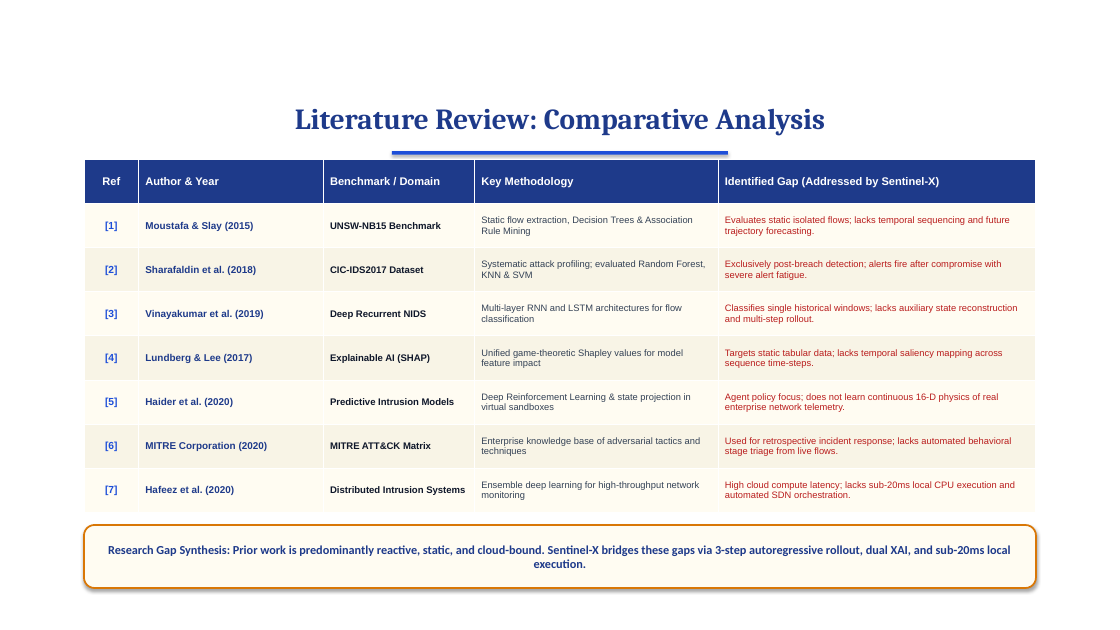
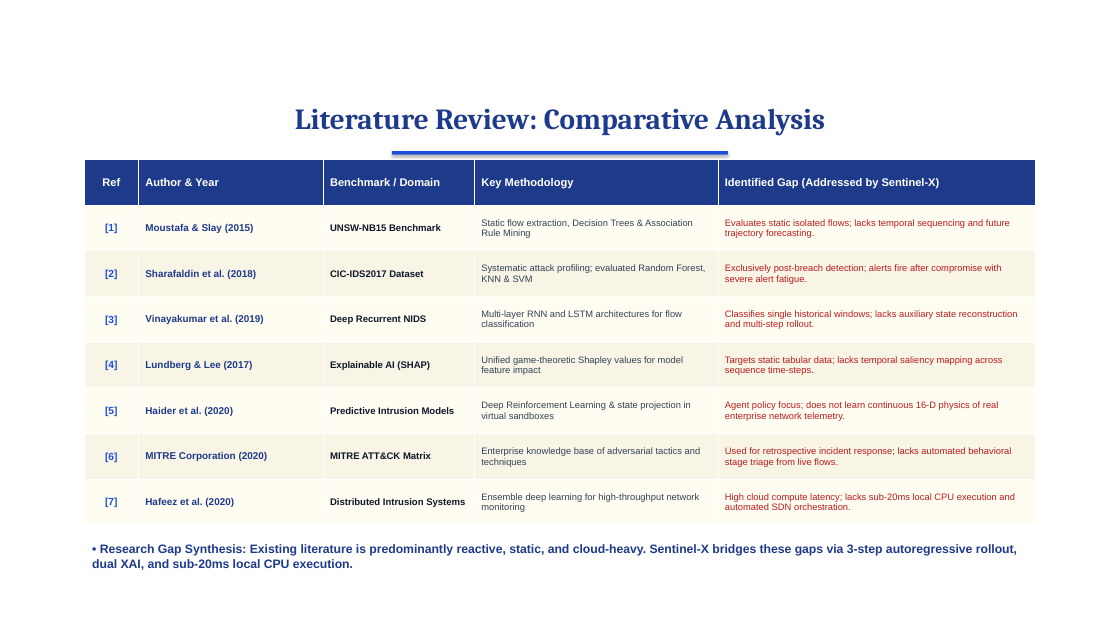
Before and after one commit to surajbuilds53/sentinel-x, a slide deck: slide 4 of Sentinel-X_Presentation.pptx. Drawn at 1120x630 pixels with LibreOffice and Linux fonts; fonts in the diff are those of the drawing; background and template pictures are left out. Boxes give left, top, right and bottom in pixels: in the first picture for what was removed or moved away, otherwise in the second. Text is boxed around its words. In the diff, an @@ line names an element or a change of style, - is before the commit and + after.

Commit message:
refactor(presentation): remove artificial callout boxes across all slides and replace with natural academic bullet text

```diff
--- a/Sentinel-X_Presentation.pptx
+++ b/Sentinel-X_Presentation.pptx
@@ table: place and size @@
-table at [84,160,1036,513]
+table at [84,160,1036,525]
@@ text "• Research Gap Synthesis: Existing ...": place and size @@
-text "• Research Gap Synthesis: Existing ..." at [84,525,1036,588]
+text "• Research Gap Synthesis: Existing ..." at [92,544,1017,570]
@@ text "• Research Gap Synthesis: Existing ..." at [92,544,1017,570]: vertical alignment middle to top; fill #FFFCF2 to none; outline #D97706 1.5 pt to none; shadow off @@
@@ text at [92,544,1017,570]: text changed; font Calibri to Arial @@
-Research Gap Synthesis: Prior work is predominantly reactive, static, and cloud-bound. Sentinel-X bridges these gaps via 3-step autoregressive rollout, dual XAI, and sub-20ms local execution.
+• Research Gap Synthesis: Existing literature is predominantly reactive, static, and cloud-heavy. Sentinel-X bridges these gaps via 3-step autoregressive rollout, dual XAI, and sub-20ms local CPU execution.
```
Also in this commit, not shown: 14 other slides changed, 2 other files.
